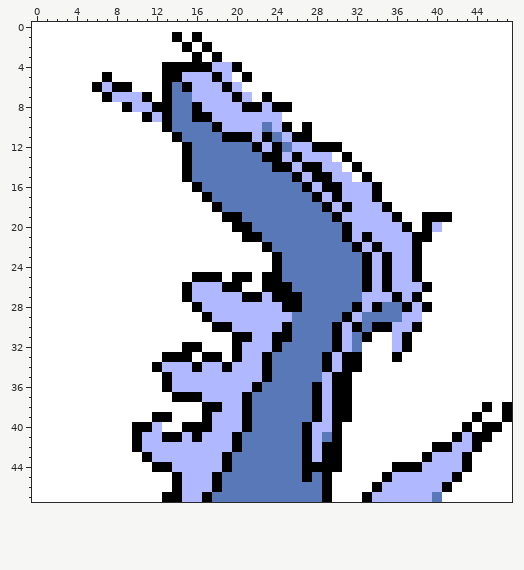
A pixel-art sprite gets an edit: gfx/pokemon/dialga/back.png. The first picture shows the starting point.
The file is 48x48 pixels.
After the commit:
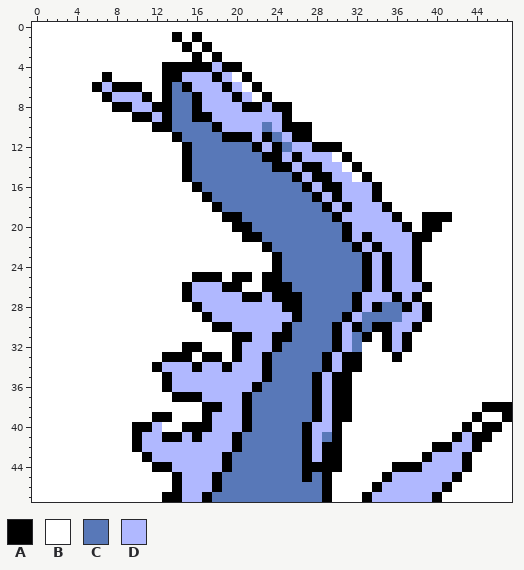
Palette (. is transparent): A #000000  B #ffffff  C #5878b8  D #b0b8ff
The edit:
The edit turns colour B into colour A in row 6 at x 10 and 22; in row 8 at x 8; in row 9 at x 10 and 25; in row 10 at x 12 and 26; in row 29 at x 39; in rows 31 to 32 at x 35.
The edit turns colour B into colour A in row 38 at x 46.
The edit turns colour C into colour A in row 27 at x 32; in row 29 at x 26; in row 35 at x 28; in row 47 at x 40.
The edit turns colour D into colour A in row 4 at x 19; in row 7 at x 16; in row 20 at x 40.
Pixel boxes of the changes (left, top, right, bottom) in both pictures:
changed: (112, 62, 302, 132)
changed: (432, 222, 442, 232)
changed: (352, 292, 392, 352)
changed: (292, 312, 302, 322)
changed: (422, 312, 432, 322)
changed: (312, 372, 322, 382)
changed: (492, 402, 502, 412)
changed: (432, 492, 442, 502)
